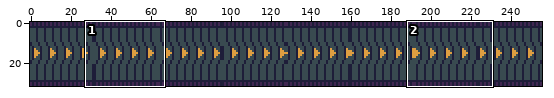
Sprite sheet -- assets/graphics/conveyor.png. Above: a wide view before the commit, with the close-up outlined.
Close-up. As it was:
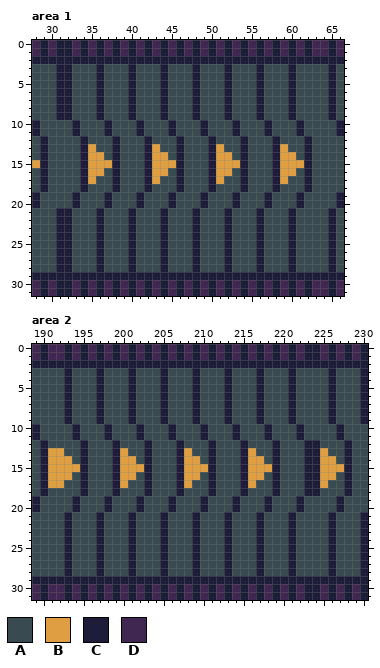
The file is 256x32 pixels. Shown: area 1: x 28..66, y 0..31; area 2: x 189..230, y 0..31.
Palette (. is transparent): A #394a50  B #de9e41  C #1e1d39  D #402751
Pixels before, area 1, first column x 28:
 0 DCDCCDCDCDCDCDCDCDCDCDCDCDCDCDCDCDCDDCD
 1 DCDCCDCDCDCDCDCDCDCDCDCDCDCDCDCDCDCDDCD
 2 CCCCCCCCCCCCCCCCCCCCCCCCCCCCCCCCCCCCCCC
 3 AAACCAAACAAACAAACAAACAAACAAACAAACAAAACA
 4 AAACCAAACAAACAAACAAACAAACAAACAAACAAAACA
 5 AAACCAAACAAACAAACAAACAAACAAACAAACAAAACA
 6 AAACCAAACAAACAAACAAACAAACAAACAAACAAAACA
 7 AAACCAAACAAACAAACAAACAAACAAACAAACAAAACA
 8 AAACCAAACAAACAAACAAACAAACAAACAAACAAAACA
 9 AAACCAAACAAACAAACAAACAAACAAACAAACAAAACA
10 CAAAACAAACAAACAAACAAACAAACAAACAAACAAAAC
11 CAAAACAAACAAACAAACAAACAAACAAACAAACAAAAC
12 ACAAAACAAACAAACAAACAAACAAACAAACAAACAAAA
13 ACAAAACBAACAAACBAACAAACBAACAAACBAACAAAA
14 ACAAAACBBACAAACBBACAAACBBACAAACBBACAAAA
15 BCAAAACBBBCAAACBBBCAAACBBBCAAACBBBCAAAA
16 ACAAAACBBACAAACBBACAAACBBACAAACBBACAAAA
17 ACAAAACBAACAAACBAACAAACBAACAAACBAACAAAA
18 ACAAAACAAACAAACAAACAAACAAACAAACAAACAAAA
19 CAAAACAAACAAACAAACAAACAAACAAACAAACAAAAC
20 CAAAACAAACAAACAAACAAACAAACAAACAAACAAAAC
21 AAACCAAACAAACAAACAAACAAACAAACAAACAAAACA
22 AAACCAAACAAACAAACAAACAAACAAACAAACAAAACA
23 AAACCAAACAAACAAACAAACAAACAAACAAACAAAACA
24 AAACCAAACAAACAAACAAACAAACAAACAAACAAAACA
25 AAACCAAACAAACAAACAAACAAACAAACAAACAAAACA
26 AAACCAAACAAACAAACAAACAAACAAACAAACAAAACA
27 AAACCAAACAAACAAACAAACAAACAAACAAACAAAACA
28 AAACCAAACAAACAAACAAACAAACAAACAAACAAAACA
29 CCCCCCCCCCCCCCCCCCCCCCCCCCCCCCCCCCCCCCC
30 DCDCCDCDCDCDCDCDCDCDCDCDCDCDCDCDCDCDDCD
31 DCDCCDCDCDCDCDCDCDCDCDCDCDCDCDCDCDCDDCD
Pixels before, area 2, first column x 189:
 0 DCDDCDCDCDCDCDCDCDCDCDCDCDCDCDCDCDCCDCDCDC
 1 DCDDCDCDCDCDCDCDCDCDCDCDCDCDCDCDCDCCDCDCDC
 2 CCCCCCCCCCCCCCCCCCCCCCCCCCCCCCCCCCCCCCCCCC
 3 AAAACAAACAAACAAACAAACAAACAAACAAACAAAACAAAC
 4 AAAACAAACAAACAAACAAACAAACAAACAAACAAAACAAAC
 5 AAAACAAACAAACAAACAAACAAACAAACAAACAAAACAAAC
 6 AAAACAAACAAACAAACAAACAAACAAACAAACAAAACAAAC
 7 AAAACAAACAAACAAACAAACAAACAAACAAACAAAACAAAC
 8 AAAACAAACAAACAAACAAACAAACAAACAAACAAAACAAAC
 9 AAAACAAACAAACAAACAAACAAACAAACAAACAAAACAAAC
10 CAAAACAAACAAACAAACAAACAAACAAACAAACAAAACAAA
11 CAAAACAAACAAACAAACAAACAAACAAACAAACAAAACAAA
12 ACAAAACAAACAAACAAACAAACAAACAAACAAACCAAACAA
13 ACBBAACAAACBAACAAACBAACAAACBAACAAACCBAACAA
14 ACBBBACAAACBBACAAACBBACAAACBBACAAACCBBACAA
15 ACBBBBCAAACBBBCAAACBBBCAAACBBBCAAACCBBBCAA
16 ACBBBACAAACBBACAAACBBACAAACBBACAAACCBBACAA
17 ACBBAACAAACBAACAAACBAACAAACBAACAAACCBAACAA
18 ACAAAACAAACAAACAAACAAACAAACAAACAAACCAAACAA
19 CAAAACAAACAAACAAACAAACAAACAAACAAACAAAACAAA
20 CAAAACAAACAAACAAACAAACAAACAAACAAACAAAACAAA
21 AAAACAAACAAACAAACAAACAAACAAACAAACAAAACAAAC
22 AAAACAAACAAACAAACAAACAAACAAACAAACAAAACAAAC
23 AAAACAAACAAACAAACAAACAAACAAACAAACAAAACAAAC
24 AAAACAAACAAACAAACAAACAAACAAACAAACAAAACAAAC
25 AAAACAAACAAACAAACAAACAAACAAACAAACAAAACAAAC
26 AAAACAAACAAACAAACAAACAAACAAACAAACAAAACAAAC
27 AAAACAAACAAACAAACAAACAAACAAACAAACAAAACAAAC
28 AAAACAAACAAACAAACAAACAAACAAACAAACAAAACAAAC
29 CCCCCCCCCCCCCCCCCCCCCCCCCCCCCCCCCCCCCCCCCC
30 DCDDCDCDCDCDCDCDCDCDCDCDCDCDCDCDCDCCDCDCDC
31 DCDDCDCDCDCDCDCDCDCDCDCDCDCDCDCDCDCCDCDCDC
The result:
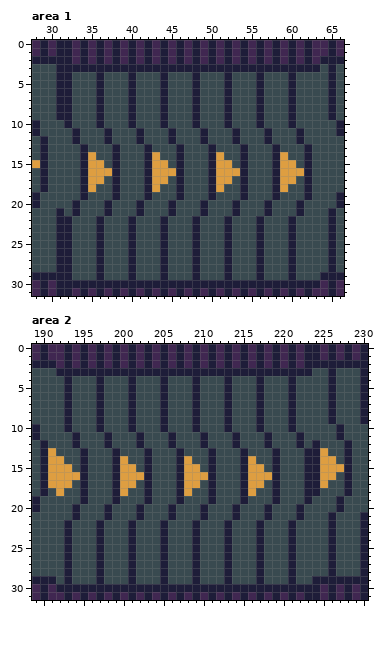
Author's note on the commit: [gfx] Machine_feed + conveyor update
Edits made:
Area 1:
The author changed colour B to colour A in row 13 at x 35, 43, 51 and 59; in row 14 at x 36, 44, 52 and 60; in row 15 at x 37, 45, 53 and 61.
The author changed colour C to colour A in row 10 at x 33, 37, 41, 45, 49, 53, 57 and 61; in row 12 at x 34, 38, 42, 46, 50, 54, 58 and 62; in row 19 at x 33, 37, 41, 45, 49, 53, 57 and 61; in row 21 at x 32, 36, 40, 44, 48, 52, 56 and 60; in row 29 at x 33 to 35, 37 to 39, 41 to 43, 45 to 47, 49 to 51, 53 to 55, 57 to 59 and 61 to 63.
The author changed colour A to colour B in row 16 at x 37, 45, 53 and 61; in row 17 at x 36, 44, 52 and 60; in row 18 at x 35, 43, 51 and 59.
The author changed colour A to colour C in row 3 at x 33 to 35, 37 to 39, 41 to 43, 45 to 47, 49 to 51, 53 to 55, 57 to 59 and 61 to 63; in row 10 at x 32, 36, 40, 44, 48, 52, 56 and 60; in row 12 at x 33, 37, 41, 45, 49, 53, 57 and 61; in row 19 at x 34, 38, 42, 46, 50, 54, 58 and 62; in row 21 at x 33, 37, 41, 45, 49, 53, 57 and 61.
The author changed colour D to colour C in row 30 at x 33, 35, 37, 39, 41, 43, 45, 47, 49, 51, 53, 55, 57, 59, 61 and 63.
The author changed colour C to colour D in row 2 at x 33, 35, 37, 39, 41, 43, 45, 47, 49, 51, 53, 55, 57, 59, 61 and 63.
Area 2:
The author changed colour B to colour A in row 13 at x 192, 200, 208 and 216; in row 14 at x 193, 201, 209 and 217; in row 15 at x 194, 202, 210 and 218.
The author changed colour C to colour A in row 10 at x 194, 198, 202, 206, 210, 214, 218 and 222; in row 12 at x 195, 199, 203, 207, 211, 215, 219 and 223; in row 19 at x 194, 198, 202, 206, 210, 214, 218 and 222; in row 21 at x 193, 197, 201, 205, 209, 213, 217 and 221; in row 29 at x 192, 194 to 196, 198 to 200, 202 to 204, 206 to 208, 210 to 212, 214 to 216, 218 to 220 and 222 to 223.
The author changed colour A to colour B in row 16 at x 194, 202, 210 and 218; in row 17 at x 193, 201, 209 and 217; in row 18 at x 192, 200, 208 and 216.
The author changed colour A to colour C in row 3 at x 192, 194 to 196, 198 to 200, 202 to 204, 206 to 208, 210 to 212, 214 to 216, 218 to 220 and 222 to 223; in row 10 at x 193, 197, 201, 205, 209, 213, 217 and 221; in row 12 at x 194, 198, 202, 206, 210, 214, 218 and 222; in row 19 at x 195, 199, 203, 207, 211, 215, 219 and 223; in row 21 at x 194, 198, 202, 206, 210, 214, 218 and 222.
The author changed colour D to colour C in row 30 at x 192, 194, 196, 198, 200, 202, 204, 206, 208, 210, 212, 214, 216, 218, 220 and 222.
The author changed colour C to colour D in row 2 at x 192, 194, 196, 198, 200, 202, 204, 206, 208, 210, 212, 214, 216, 218, 220 and 222.
